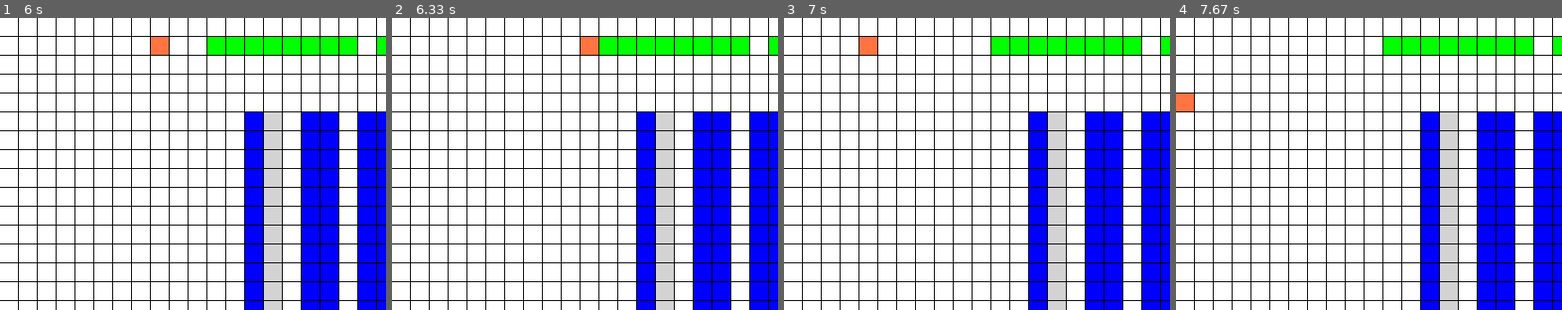
Above: before the commit, frames 1-4 (left to right).
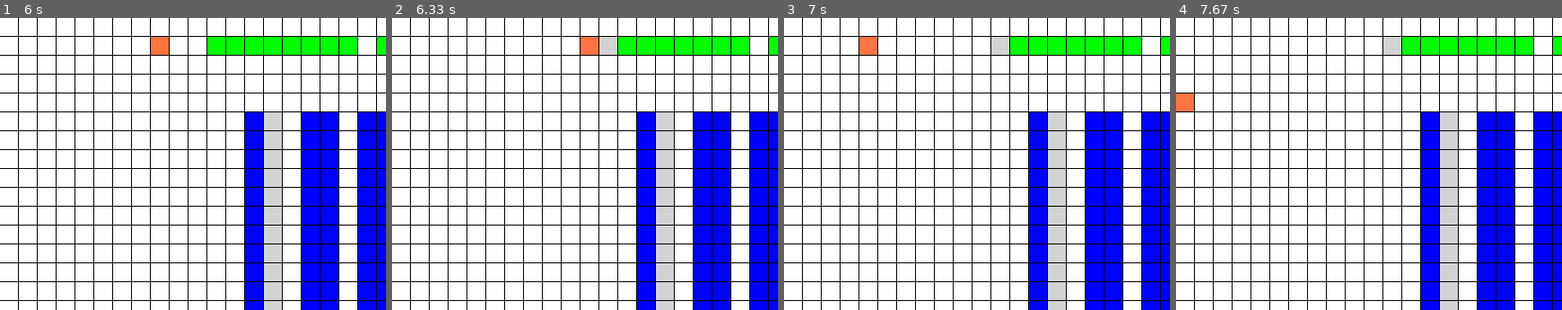
Above: after the commit, the same moments.

Repository: ironmann250/warehouse-simulator
Game: pygame game, started from interface.py
The game is run twice, just before and just after one commit, with the same random seed, the same clock (stepped at 60 frames per second) and the same inputs.
Inputs:
- Up to frame 1 (6 s): hold Right 0.33-0.8 s; hold Up 0.83-1.13 s; hold Right 1.17-1.63 s; hold Left 1.67-2.2 s; hold Down 2.23-2.53 s; hold Left 2.57-2.97 s; hold Up 3-3.37 s; hold Right 3.4-4.03 s; hold Down 4.07-4.43 s; hold Left 4.47-4.93 s; hold Right 4.97-5.43 s; hold Up 5.47-5.77 s; hold Right from 5.8 s (still down)
- Up to frame 2 (6.33 s): release Right at 6.27 s; hold Left from 6.3 s (still down)
- Up to frame 3 (7 s): release Left at 6.83 s; hold Down from 6.87 s (still down)
- Up to frame 4 (7.67 s): release Down at 7.17 s; hold Left 7.2-7.6 s; hold Up from 7.63 s (still down)
The pictures show only the part of the screen within x 0-50%, y 0-50%; the shares and areas given below are measured in that part.

Frame 1 is identical in both runs. In frame 2, 0.3% of the frame differs, in the area x 53-59%, y 6-13%; in frame 3, 0.3%; in frame 4, 0.3%.

Commit message:
added crane, input, output and crate action

Diff:
--- a/interface.py
+++ b/interface.py
@@ -227,7 +227,12 @@
             if next_cell[0]==1 and next_cell[1]==0:
                 #if it's a crate and empty
                 #remove from crane and make crate full
-                pass
+                self.crane[2]=0
+                self.grid[next[0]][next[1]]=[1,1]
+            if next_cell[0]==3 and next_cell[1]==0:
+                #if it's output empty
+                self.crane[2]=0
+                self.grid[next[0]][next[1]]=[3,1]
 
 
     def move_crane(self, direction):
@@ -255,10 +260,12 @@
         if not self.collision_detected(self.crane):
             #move and destroy last one
             self.grid[curr_location[0]][curr_location[1]]=[0,0]
-            self.grid[self.crane[0]][self.crane[1]]=[4,Container((config.CRANE_COLOR),
-            self.get_cell_coordinate(self.crane[0],self.crane[1]))]
+            self.grid[self.crane[0]][self.crane[1]]=[4,1]
         else:
-            self.crane=curr_location
+            self.auto_crane_action(curr_location,self.crane)
+            #move it back but keep empty state [2]
+            self.crane[0]=curr_location[0]
+            self.crane[1]=curr_location[1]
             return
 
     def draw_frame(self):
